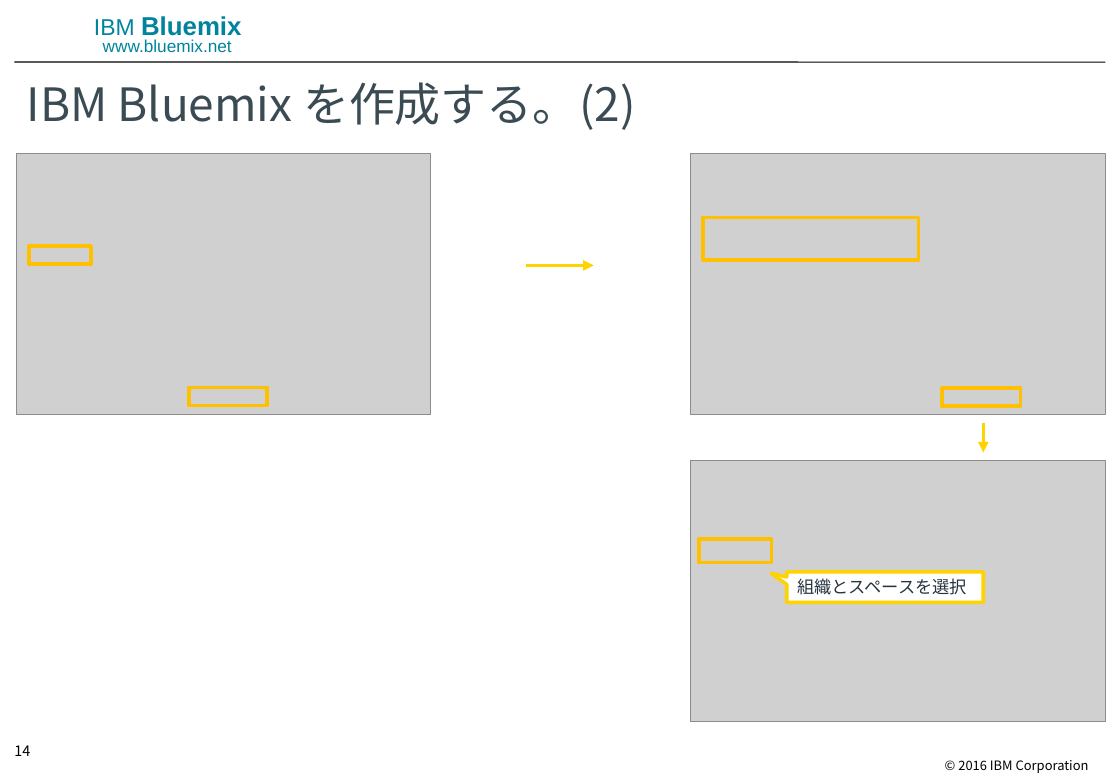
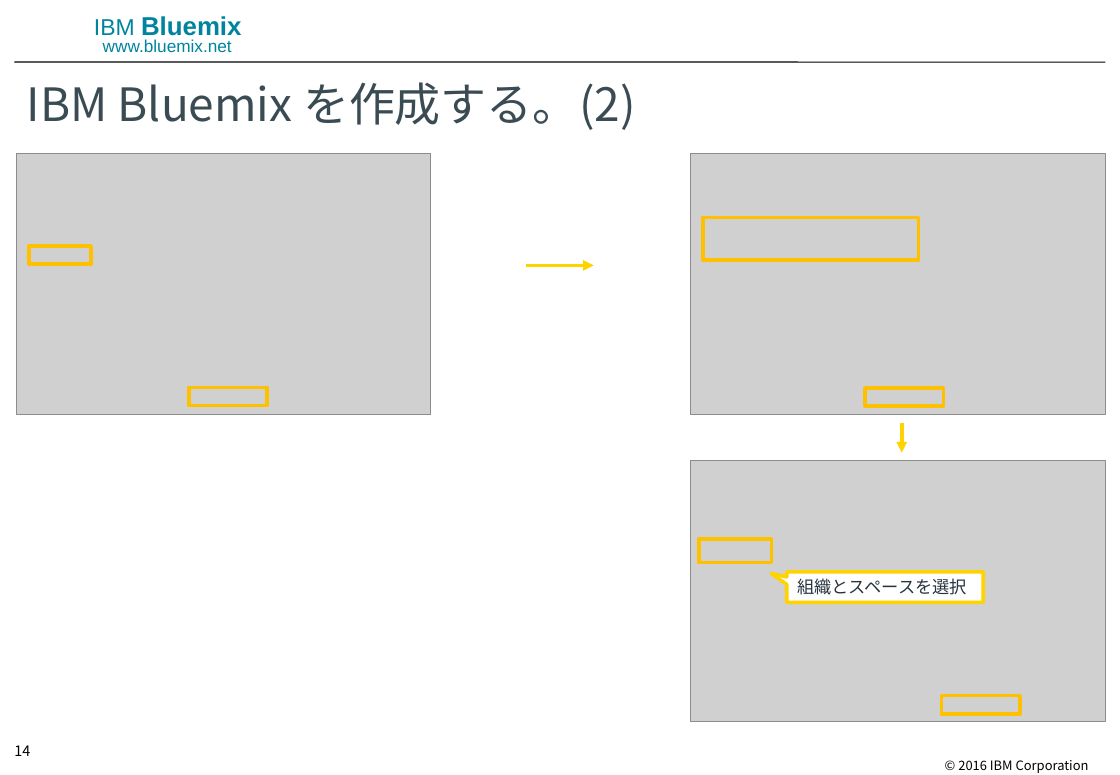
Before and after one commit to ippei0605/hello-java, a slide deck: slide 14 of doc/IBM Bluemix DevOps Services のプロジェクトを Eclipse にインポートする.pptx. Drawn at 1120x775 pixels with LibreOffice and Linux fonts; fonts in the diff are those of the drawing; grey boxes stand for pictures; background and template pictures are left out. Boxes give left, top, right and bottom in pixels: in the first picture for what was removed or moved away, otherwise in the second. Text is boxed around its words. In the diff, an @@ line names an element or a change of style, - is before the commit and + after.

```diff
--- a/doc/IBM Bluemix DevOps Services のプロジェクトを Eclipse にインポートする.pptx
+++ b/doc/IBM Bluemix DevOps Services のプロジェクトを Eclipse にインポートする.pptx
@@ rectangle: place and size @@
-rectangle at <box>942,389,1021,407</box>
+rectangle at <box>866,389,944,407</box>
@@ arrow moved from (983, 423) - (983, 453) to (902, 423) - (902, 453) @@
@@ rectangle added at <box>942,696,1021,715</box>, outline #FFC000 2.5 pt @@
```
Also in this commit, not shown: 1 other slide changed.
